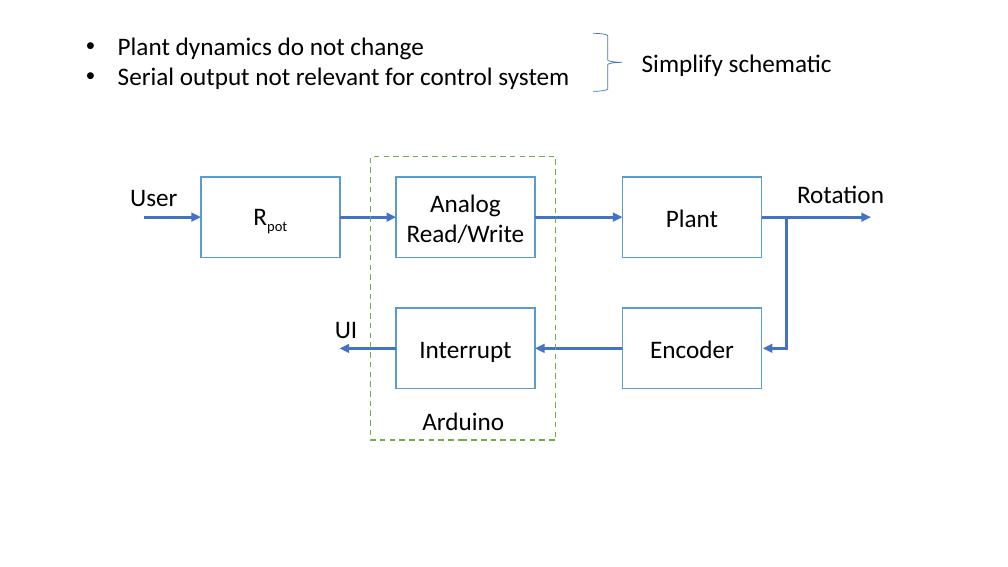
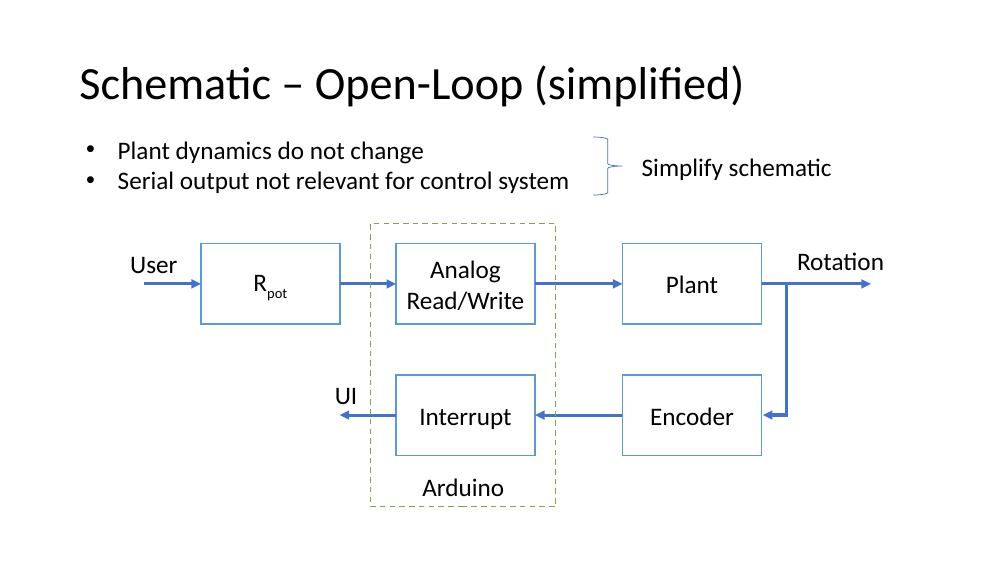
Before and after one commit to AnielShri/Simple-Arduino-PID, a slide deck: slide 4 of Overview.pptx (slide 3 before the commit). Drawn at 1008x567 pixels with LibreOffice and Linux fonts; fonts in the diff are those of the drawing. Boxes give left, top, right and bottom in pixels: in the first picture for what was removed or moved away, otherwise in the second. Text is boxed around its words. In the diff, an @@ line names an element or a change of style, - is before the commit and + after.

```diff
--- a/Overview.pptx
+++ b/Overview.pptx
@@ title added at [79, 65, 745, 107], 33 pt, text #000000 @@
+Schematic – Open-Loop (simplified)
@@ 2 texts, 1 right brace: place and size @@
-2 texts, 1 right brace at [118, 33, 832, 92]
+2 texts, 1 right brace at [118, 137, 832, 196]
@@ rectangle "Arduino": place and size @@
-rectangle "Arduino" at [371, 156, 556, 439]
+rectangle "Arduino" at [371, 224, 556, 507]
@@ text "Rotation": place and size @@
-text "Rotation" at [797, 185, 884, 203]
+text "Rotation" at [797, 252, 884, 270]
@@ 6 arrows, 5 rectangles, 2 texts, 1 elbow arrow: place and size @@
-6 arrows, 5 rectangles, 2 texts, 1 elbow arrow at [130, 177, 871, 389]
+6 arrows, 5 rectangles, 2 texts, 1 elbow arrow at [130, 244, 871, 456]
```
Also in this commit, not shown: 3 other slides changed, 1 slide added, 1 other file.
